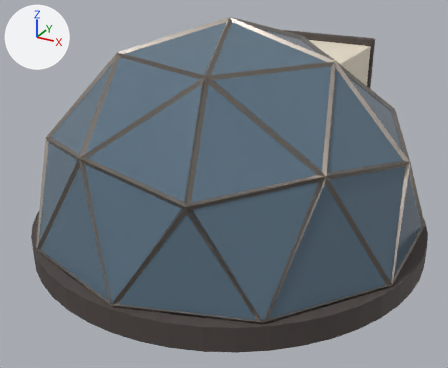
A saved change to the glTF model models/building_greenhouse.glb.
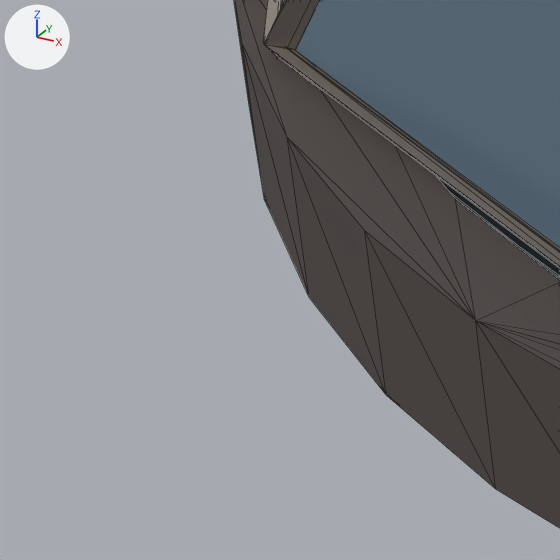
There are two pictures of each version: one whole from a camera (50 mm lens) standing at (4.81, -8.94, 5.39) and looking at (-0.13, 0.04, 0.89), one close up on the part from 0% to 17% of the width and 66% to 87% of the height. Lighting does not change. The marker at upper left points along +X, +Y and +Z. The first two pictures are the older version. The close-ups show mesh edges as thin lines. Where no turn or scale is listed for an object, it has been applied to the vertices. Vertices at exactly the same position are counted once.

The scene before the commit, as lines of its bpy script (objects in view):
```python
me_cylinder = bpy.data.meshes.new('Cylinder')
me_cylinder.from_pydata(...)  # 180 vertices, 356 faces; spans x -3.46..3.46, y -3.46..3.31, z -0.2..0.2
me_cylinder.materials.append(mat_trim)  # dark grey #4f4744
me_detail_col = bpy.data.meshes.new('detail-col')
me_detail_col.from_pydata(...)  # 662 vertices, 1936 faces; spans x -3.26..3.26, y -3.42..4.71, z -0.2..3.45
# faces by material slot: [1744, 24, 12, 12, 144]
me_detail_col.materials.append(mat_metal)  # grey #9c948c
me_detail_col.materials.append(mat_hazard)  # orange #e7b440
me_detail_col.materials.append(mat_trim)  # dark grey #4f4744
me_detail_col.materials.append(mat_light)  # cyan #8ef7ea, glowing cyan #93fff2
me_detail_col.materials.append(mat_grow)  # pink #e04fd2, glowing pink #ff5bef
me_panes_col = bpy.data.meshes.new('panes-col')
me_panes_col.from_pydata(...)  # 91 vertices, 178 faces; spans x -3.23..3.23, y -3.4..3.09, z -0.04..3.4
me_panes_col.materials.append(mat_glass)  # blue #5b7182
ob_detail_col = bpy.data.objects.new('detail-col', me_detail_col)
ob_detail_col.location = (0.0, 0.0, 0.4)
ob_panes_col = bpy.data.objects.new('panes-col', me_panes_col)
ob_panes_col.location = (0.0, 0.0, 0.4)
ob_ring_col = bpy.data.objects.new('ring-col', me_cylinder)
ob_ring_col.location = (0.0, 0.0, 0.2)
```
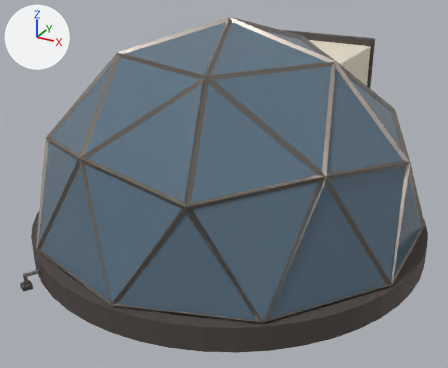
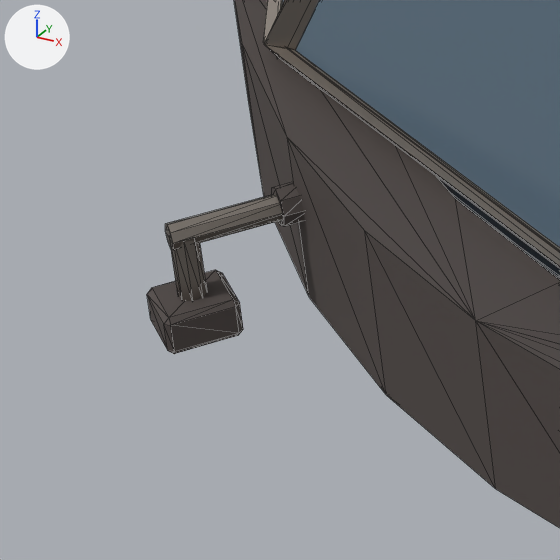
Boxes [x1, y1, x2, y2] around the edits, measured in the close-ups (560 x 560 px):
'detail-col', reshaped
    before: [263, 0, 560, 280]
    after: [165, 0, 560, 301]
'port_1_box-col', added
    after: [147, 270, 243, 354]
part 1 of me_detail_col, added
    after: [171, 241, 207, 301]
part 2 of me_detail_col, added
    after: [165, 194, 282, 250]
part 3 of me_detail_col, added
    after: [272, 182, 304, 227]

The change in detail:
me_detail_col is used by ob_detail_col; location (0.0, 0.0, 0.4).
me_detail_col had 662 vertices, 1936 faces and spanned x -3.26..3.26, y -3.42..4.71, z -0.2..3.45.
me_detail_col now has 710 vertices, 2020 faces and spans x -3.26..3.26, y -3.42..4.71, z -0.32..3.45.
me_detail_col part 1: a new loose piece, an 8-sided cylinder along z spanning x -1.88..-1.82, y -3.234..-3.174, z -0.32..-0.16, in mat_metal (grey #9c948c).
me_detail_col part 2: a new loose piece of 16 vertices spanning x -1.89..-1.7, y -3.25..-2.97, z -0.19..-0.13, in mat_metal (grey #9c948c).
me_detail_col part 3: a new loose piece of 16 vertices spanning x -1.79..-1.68, y -3.05..-2.96, z -0.21..-0.12, in mat_trim (dark grey #4f4744).
Mesh me_cube_013 is new.
It has 24 vertices, 44 faces and spans x -0.08..0.08, y -0.08..0.08, z -0.045..0.045.
It uses material mat_trim (dark grey #4f4744).
Object 'port_1_box-col' (ob_port_1_box_col) is new; it shows me_cube_013.
Its location is (-1.85, -3.204, 0.045).
Its rotation in degrees is (0, 0, -120).
